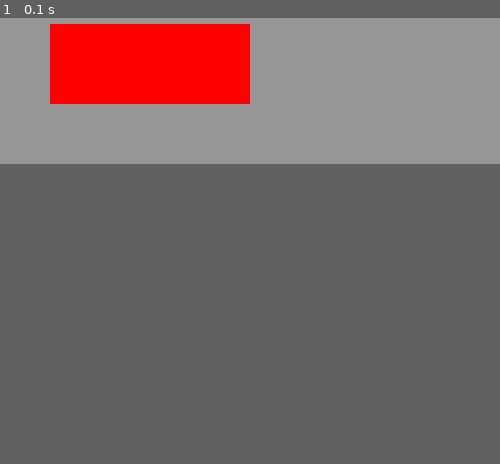
Above: before the commit, frame 1.
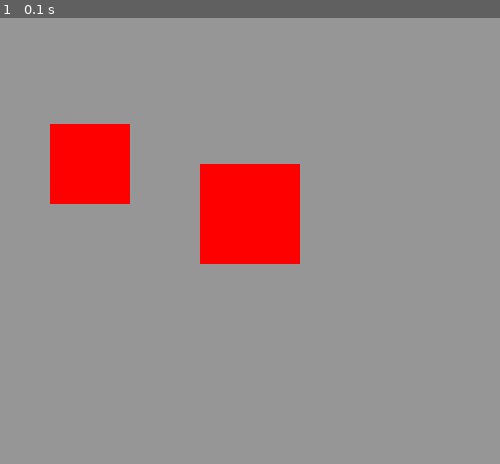
Above: after the commit, the same moment.

Repository: rasql/oc20
Game: pygame game, started from tutorial/lesson 3/rect1.py
Two runs of this game, one before a commit and one after it. Both use one fixed random seed, a clock stepped at 60 frames per second and the inputs below.
Inputs:
- Up to frame 1 (0.1 s): no input
In our replay, the window is 500x200 before the commit and 500x500 after it. These sizes can differ from the game's own. Grey fills any space a smaller window leaves; there, only what the larger window draws over its background counts as a difference.

The runs differ from the first frame. In frame 1, 15% of the frame differs, in the area x 10-60%, y 1-56%.

Commit message:
Update rect1.py

Diff:
--- a/tutorial/lesson 3/rect1.py
+++ b/tutorial/lesson 3/rect1.py
@@ -1,14 +1,17 @@
 import pygame
 from pygame.locals import *
 
-SIZE = 500, 200
+SIZE = 500, 500
 RED = (255, 0, 0)
 GRAY = (150, 150, 150)
 
 pygame.init()
 screen = pygame.display.set_mode(SIZE)
 
-rect = Rect(50, 60, 200, 80)
+rect = Rect(50, 160, 80, 80)
+r2 = Rect(200, 200, 100, 100)
+print(rect)
+
 print(f'x={rect.x}, y={rect.y}, w={rect.w}, h={rect.h}')
 print(f'left={rect.left}, top={rect.top}, right={rect.right}, bottom={rect.bottom}')
 print(f'center={rect.center}')
@@ -21,6 +24,7 @@
 
     screen.fill(GRAY)
     pygame.draw.rect(screen, RED, rect)
+    pygame.draw.rect(screen, RED, r2)
     pygame.display.flip()
 
 pygame.quit()
